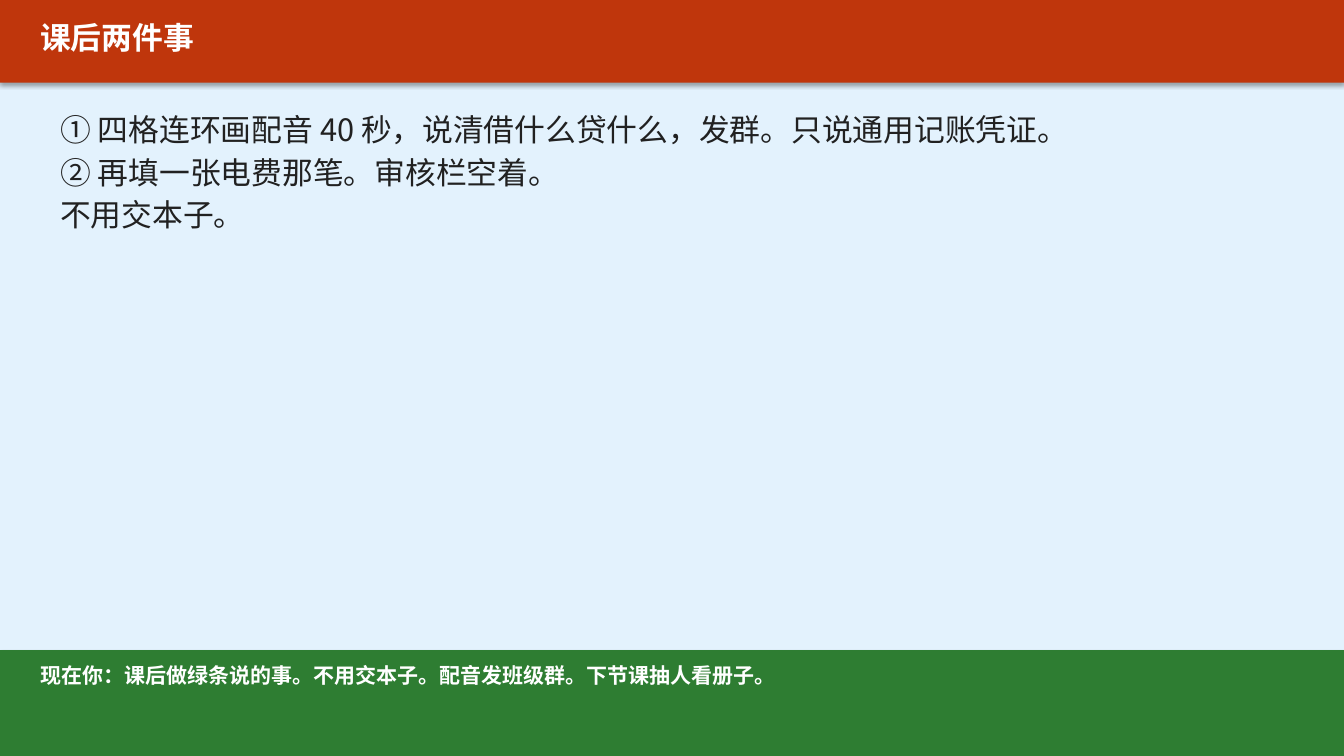
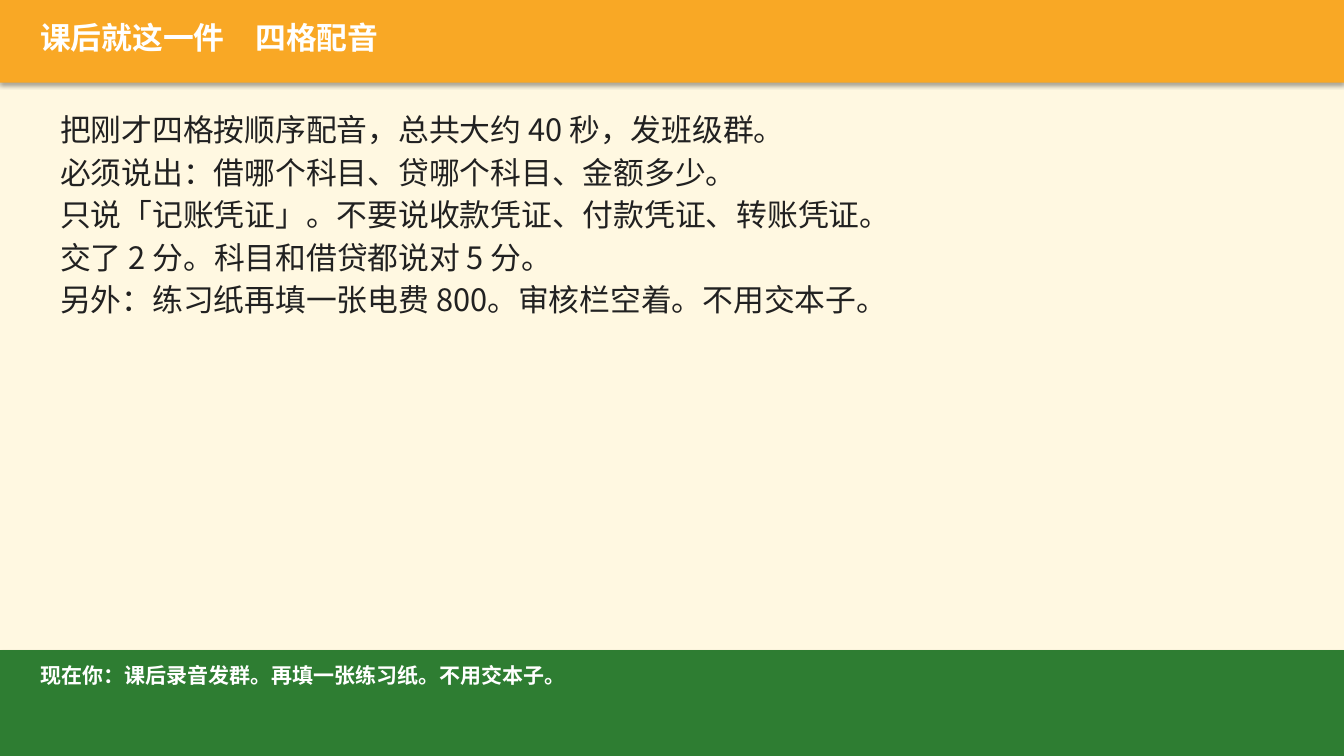
Before and after one commit to xuehui003-1/jichukuaiji, a slide deck: slide 14 of 04_项目四_填制和审核会计凭证/04-00_项目四_上课投影_v1.0_20260821.pptx (slide 5 before the commit). Drawn at 1344x756 pixels with LibreOffice and Linux fonts; fonts in the diff are those of the drawing. Boxes give left, top, right and bottom in pixels: in the first picture for what was removed or moved away, otherwise in the second. Text is boxed around its words. In the diff, an @@ line names an element or a change of style, - is before the commit and + after.

Commit message:
任务写在讲到那一页的课件上：项目一讲完四张图才布置连讲，项目四看完连环画才配音
C14改成活动日专用，平时下课看各项目收工页。删掉两句对话的假配音和未讲科目就考借贷。

```diff
--- a/04_项目四_填制和审核会计凭证/04-00_项目四_上课投影_v1.0_20260821.pptx
+++ b/04_项目四_填制和审核会计凭证/04-00_项目四_上课投影_v1.0_20260821.pptx
@@ rectangle at bbox=[0, 0, 1344, 756]: fill #E3F2FD to #FFF8E1 @@
@@ rectangle at bbox=[0, 0, 1344, 83]: fill #BF360C to #F9A825 @@
@@ text at bbox=[40, 22, 378, 52]: text changed @@
-课后两件事
+课后就这一件 四格配音
@@ text at bbox=[60, 115, 890, 314]: text changed @@
-① 四格连环画配音 40 秒，说清借什么贷什么，发群。只说通用记账凭证。
-② 再填一张电费那笔。审核栏空着。
-不用交本子。
+把刚才四格按顺序配音，总共大约 40 秒，发班级群。
+必须说出：借哪个科目、贷哪个科目、金额多少。
+只说「记账凭证」。不要说收款凭证、付款凭证、转账凭证。
+交了 2 分。科目和借贷都说对 5 分。
+另外：练习纸再填一张电费 800。审核栏空着。不用交本子。
@@ text at bbox=[40, 665, 565, 685]: text changed @@
-现在你：课后做绿条说的事。不用交本子。配音发班级群。下节课抽人看册子。
+现在你：课后录音发群。再填一张练习纸。不用交本子。
```
Also in this commit, not shown: 1 other slide changed, 8 slides added, 3 other files.
